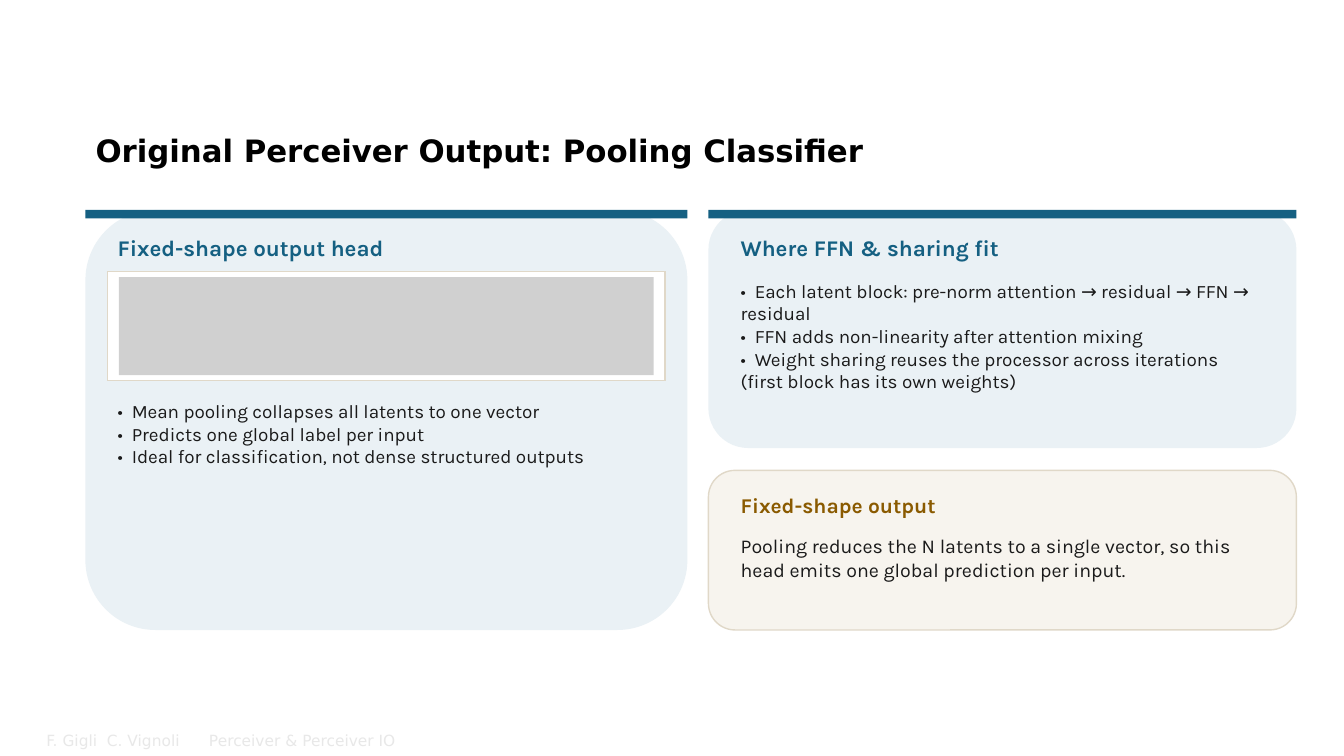
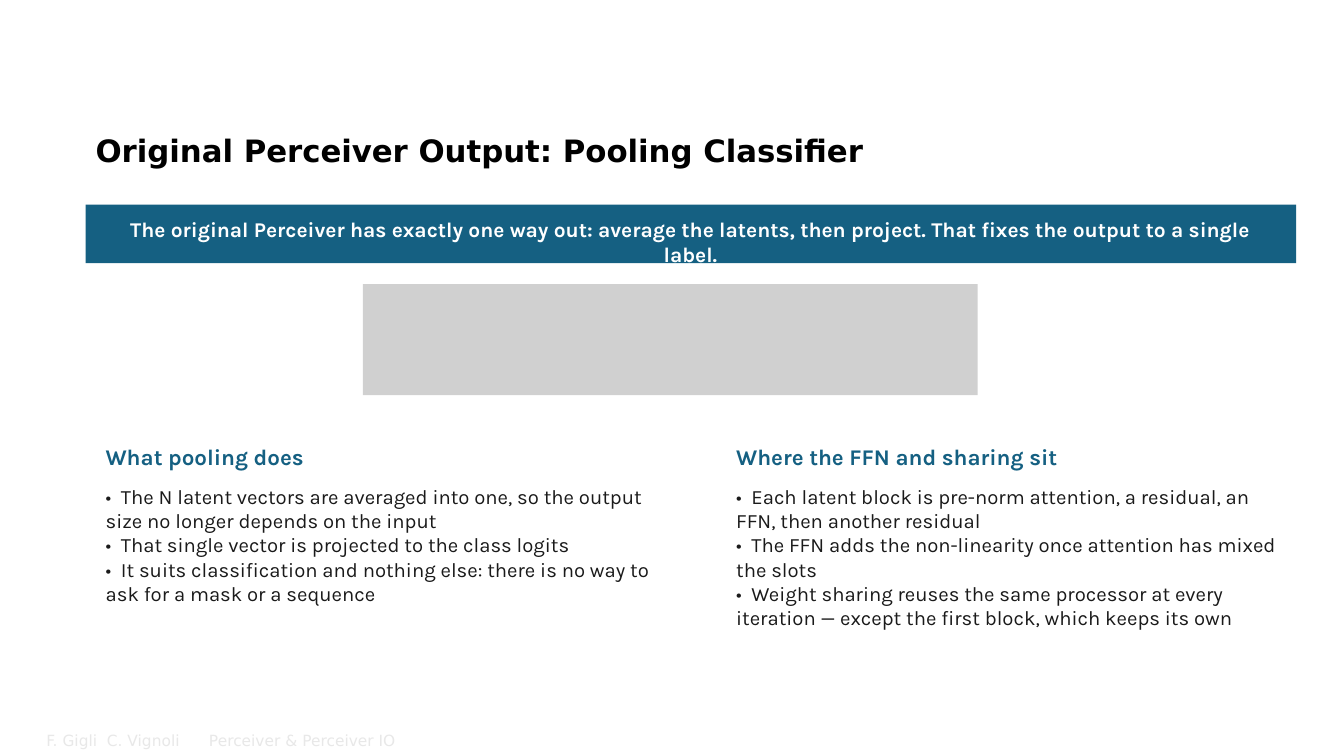
Before and after one commit to FrancescoGigli/Perceiver_project, a slide deck: slide 10 of sito/slide/Perceiver & Perceiver IO.pptx. Drawn at 1344x756 pixels with LibreOffice and Linux fonts; fonts in the diff are those of the drawing; grey boxes stand for pictures; background and template pictures are left out. Boxes give left, top, right and bottom in pixels: in the first picture for what was removed or moved away, otherwise in the second. Text is boxed around its words. In the diff, an @@ line names an element or a change of style, - is before the commit and + after.

```diff
--- a/sito/slide/Perceiver & Perceiver IO.pptx
+++ b/sito/slide/Perceiver & Perceiver IO.pptx
@@ rectangle added at (86,205,1297,263), fill #156082 @@
@@ rounded rectangle removed at (86,210,688,630) @@
@@ rectangle removed at (86,210,688,218) @@
@@ text added at (130,222,1250,268), 15 pt, text #FFFFFF, bold @@
+The original Perceiver has exactly one way out: average the latents, then project. That fixes the output to a single label.
@@ rounded rectangle removed at (709,210,1297,448) @@
@@ rectangle removed at (709,210,1297,218) @@
@@ text removed at (118,240,384,262) @@
-Fixed-shape output head
@@ text removed at (741,240,998,262) @@
-Where FFN & sharing fit
@@ rectangle removed at (108,271,665,380) @@
@@ picture: place and size @@
-picture at (119,277,654,375)
+picture at (363,284,978,395)
@@ text removed at (132,405,584,468) @@
-• Mean pooling collapses all latents to one vector
-• Predicts one global label per input
-• Ideal for classification, not dense structured outputs
@@ text added at (106,449,304,471), 16 pt, text #156082, bold @@
+What pooling does
@@ text at (736,449,1057,471): text changed; size 13.5 to 16 pt; text colour #1A1A1A to #156082; bold on @@
-• Each latent block: pre-norm attention → residual → FFN → residual
-• FFN adds non-linearity after attention mixing
-• Weight sharing reuses the processor across iterations (first block has its own weights)
+Where the FFN and sharing sit
@@ rounded rectangle removed at (709,471,1297,630) @@
@@ text added at (106,490,649,606), 14.5 pt, text #1A1A1A @@
+• The N latent vectors are averaged into one, so the output size no longer depends on the input
+• That single vector is projected to the class logits
+• It suits classification and nothing else: there is no way to ask for a mask or a sequence
@@ text added at (736,490,1276,630), 14.5 pt, text #1A1A1A @@
+• Each latent block is pre-norm attention, a residual, an FFN, then another residual
+• The FFN adds the non-linearity once attention has mixed the slots
+• Weight sharing reuses the same processor at every iteration — except the first block, which keeps its own
@@ text removed at (741,498,936,518) @@
-Fixed-shape output
@@ text removed at (741,539,1230,582) @@
-Pooling reduces the N latents to a single vector, so this head emits one global prediction per input.
```
Also in this commit, not shown: 19 other slides changed, 12 slides added, 9 slides removed, 20 other files.
